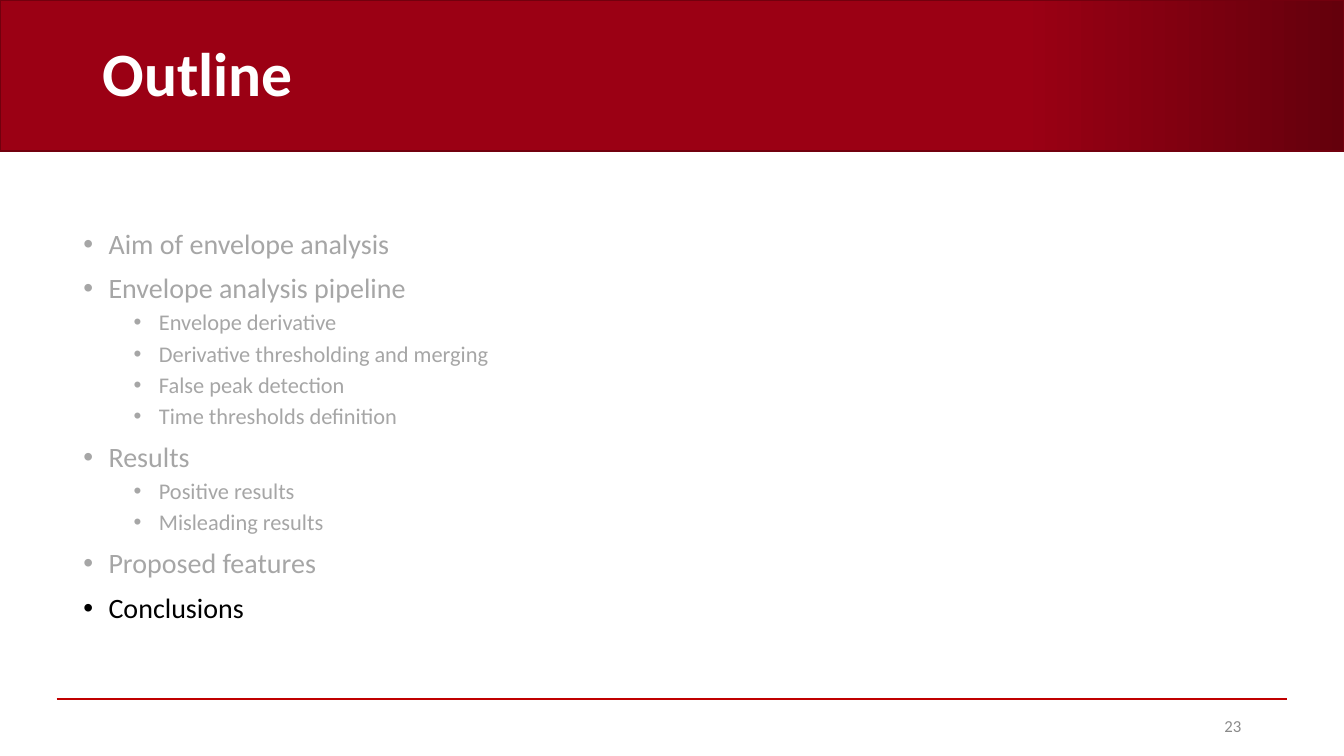
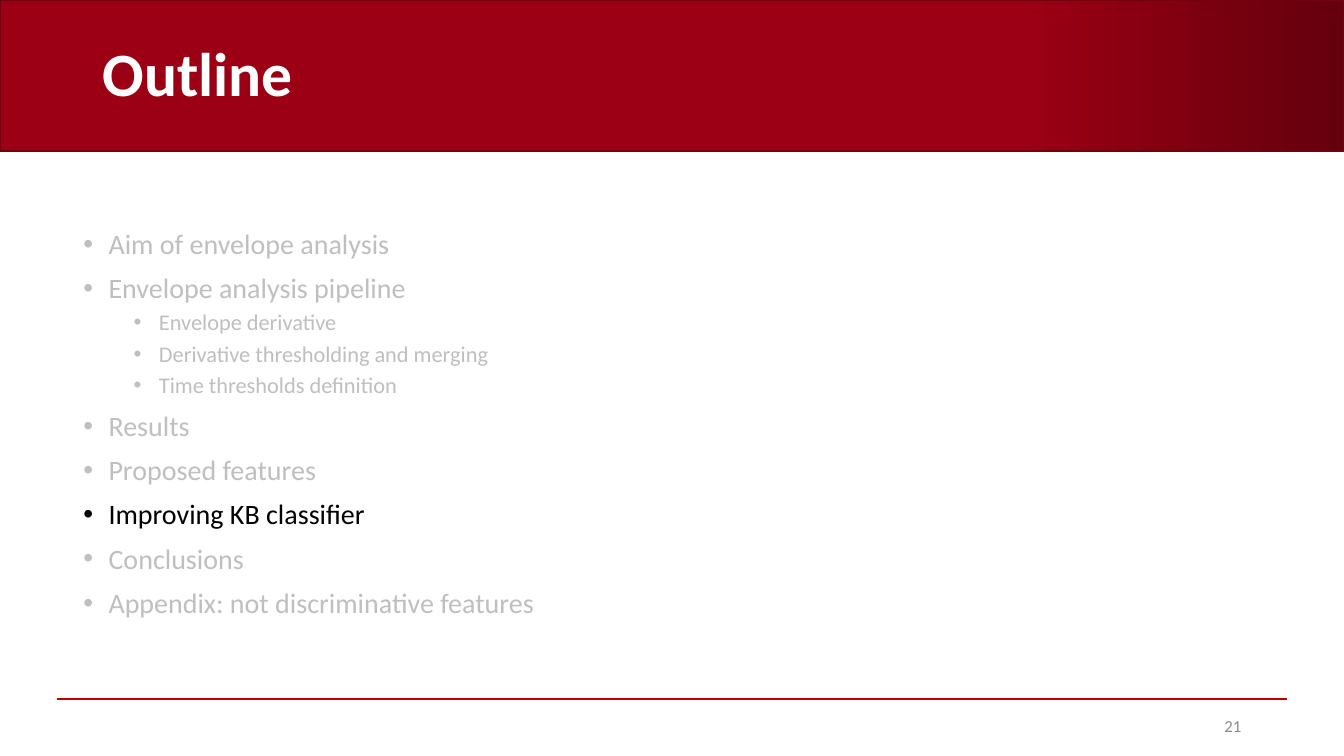
Before and after one commit to AndreaCorrado00/Tesi_magistrale_Corrado_Andrea, a slide deck: slide 21 of Documentation/7. Envelope analysis.pptx (slide 23 before the commit). Drawn at 1344x756 pixels with LibreOffice and Linux fonts; fonts in the diff are those of the drawing; background and template pictures are left out. Boxes give left, top, right and bottom in pixels: in the first picture for what was removed or moved away, otherwise in the second. Text is boxed around its words. In the diff, an @@ line names an element or a change of style, - is before the commit and + after.

Commit message:
KB improved results

```diff
--- a/Documentation/7. Envelope analysis.pptx
+++ b/Documentation/7. Envelope analysis.pptx
@@ text at [109,235,488,569]: text colour #A6A6A6 to #BFBFBF in "Aim of envelope analysis", "Envelope analysis pipeline", "Envelope derivative", "Derivative thresholding and merging" and 3 more places; text colour #000000 to #BFBFBF in "Conclusions" @@
@@ text at [159,377,344,397]: paragraph removed @@
-  • False peak detection
@@ text at [109,504,365,529]: paragraph added @@
+• Improving KB classifier
@@ text at [159,483,323,534]: paragraphs removed @@
-  • Positive results
-  • Misleading results
@@ text at [109,594,533,617]: paragraph added @@
+• Appendix: not discriminative features
@@ page number at [1224,721,1241,732]: text changed @@
-23
+21
```
Also in this commit, not shown: 18 other slides changed, 11 slides added, 4 slides removed.
